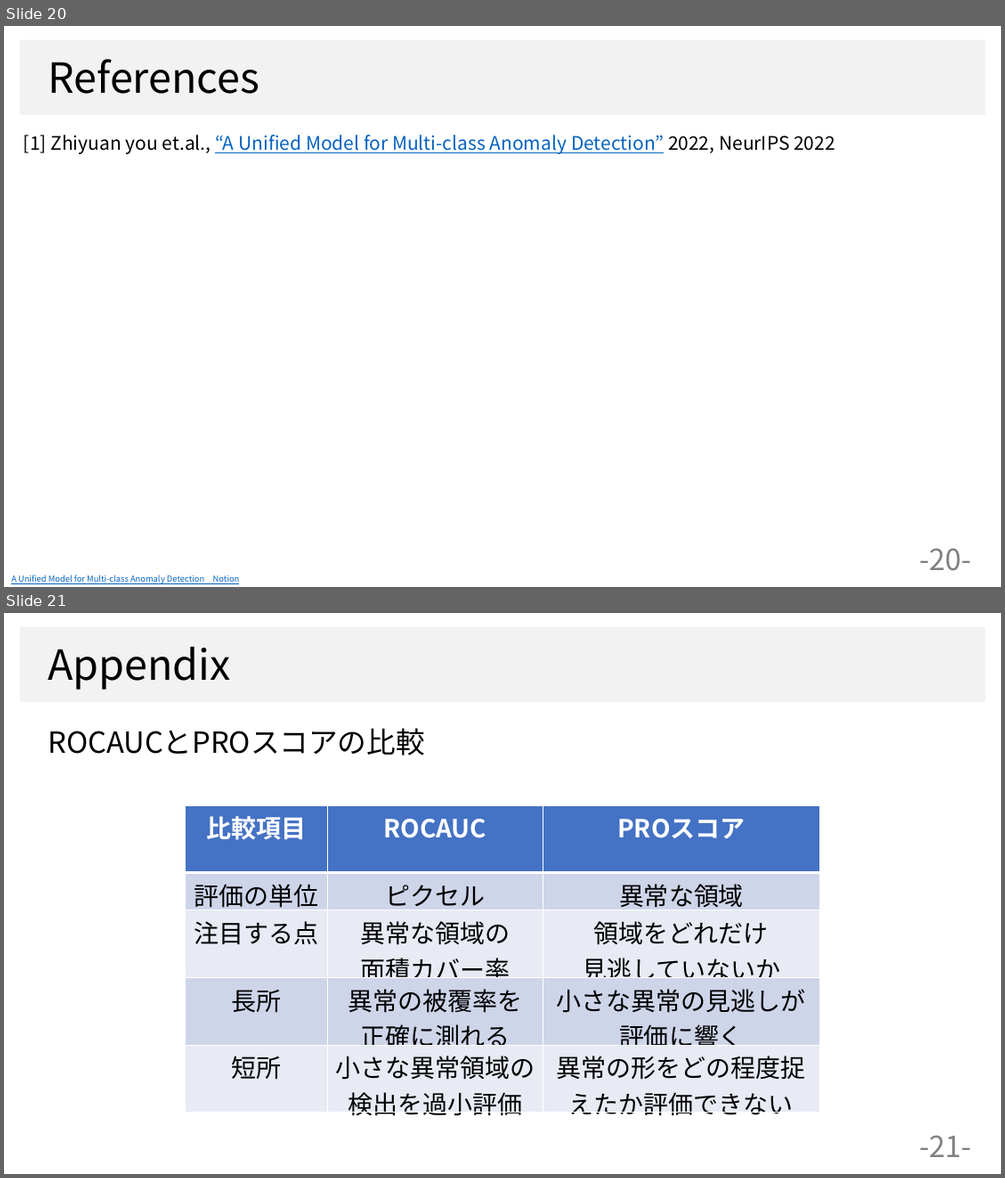
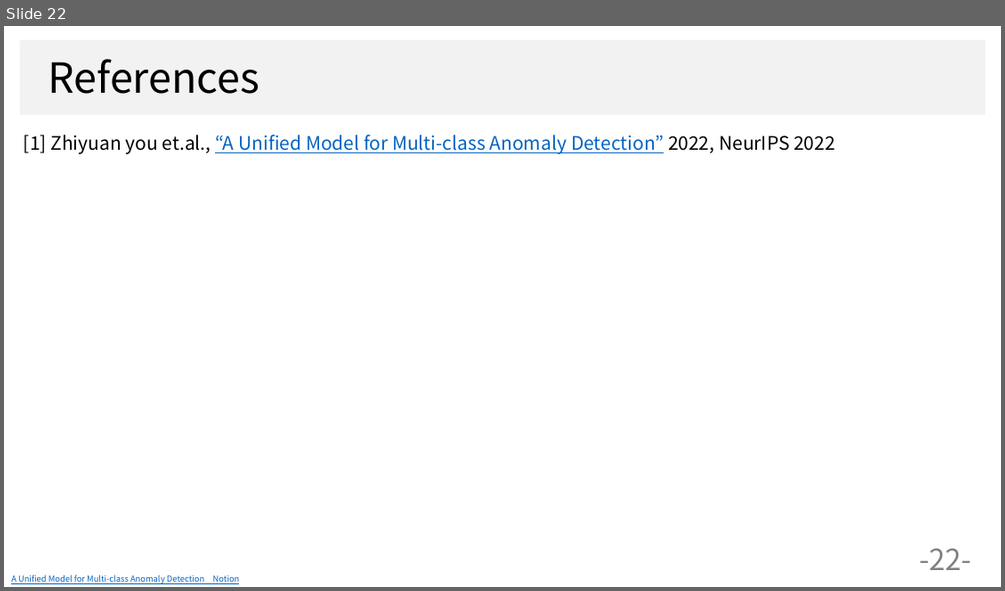
Before and after one commit to dhia-github/haselab-all, a slide deck: 20_発表資料/ゼミ資料/統一モデル_ゼミ資料２.pptx. Shown one above the other, each under a label of ours: slides 20 and 21 before the commit, slide 22 after it. The pictures are 1005x1178 and 1005x591 pixels, drawn with LibreOffice and Linux fonts; fonts in the diff are those of the drawing; background and template pictures are left out. Boxes give left, top, right and bottom in pixels: in the first picture for what was removed or moved away, otherwise in the second. Text is boxed around its words. In the diff, an @@ line names an element or a change of style, - is before the commit and + after.

```diff
--- a/20_発表資料/ゼミ資料/統一モデル_ゼミ資料２.pptx
+++ b/20_発表資料/ゼミ資料/統一モデル_ゼミ資料２.pptx
@@ slide 21 removed at bbox=[4, 613, 1001, 1174], background #FFFFFF; not listed: 1 template element that a slide beside it also shows @@
@@ text removed at bbox=[48, 647, 230, 690] @@
-Appendix
@@ text removed at bbox=[48, 728, 425, 755] @@
-ROCAUCとPROスコアの比較
@@ table removed at bbox=[185, 805, 820, 1119], 5 rows, 3 columns @@
-比較項目 | ROCAUC | PROスコア
-評価の単位 | ピクセル | 異常な領域
-注目する点 | 異常な領域の / 面積カバー率 | 領域をどれだけ / 見逃していないか
-長所 | 異常の被覆率を 正確に測れる | 小さな異常の見逃しが評価に響く
-短所 | 小さな異常領域の検出を過小評価 | 異常の形をどの程度捉えたか評価できない
@@ page number removed at bbox=[919, 1135, 971, 1157] @@
--21-
@@ what was slide 20 is now slide 22 @@
@@ page number at bbox=[919, 548, 971, 570]: text changed @@
--20-
+-22-
```
Also in this commit, not shown: 8 slides changed, 9 slides added, 8 other slides removed, 31 other files.
